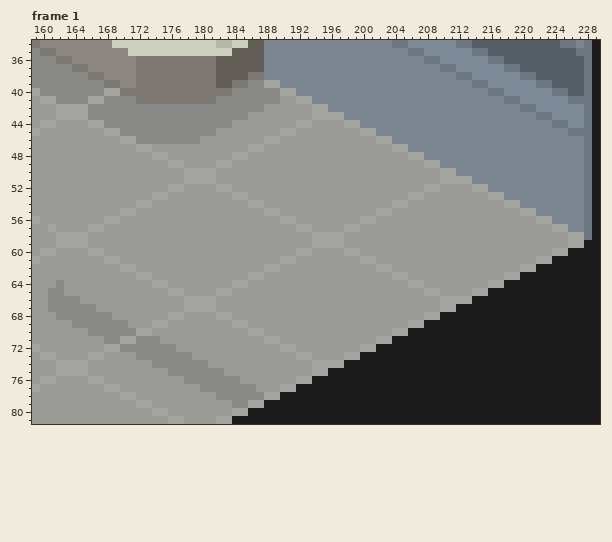
Two states of a pixel-art file, assets/backgrounds/aprils_apartment/aprils_apartment.aseprite. That is the earlier state.
250x150 pixels, 7 frames. Colours within 5 levels of each other are drawn and written as one. Shown: frame 1: x 159..229, y 34..81. The commit also changed other frames or places, which this record leaves out.
Once edited:
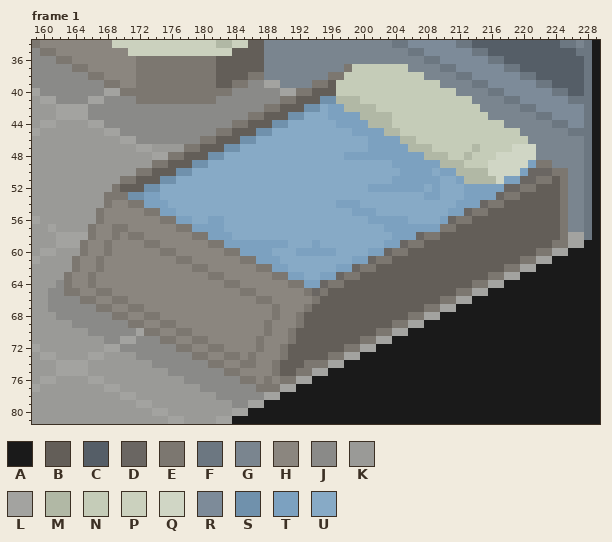
Palette (. is transparent): A #1a1a1a  B #635e58  C #555e67  D #6a6662  E #7c7770  F #6c7781  G #7a858f  H #8b867f  J #8a8a88  K #9a9a97  L #a3a3a0  M #b1b8a5  N #c5ccb8  P #cbd1be  Q #d0d6c5  R #7d8b99  S #7091ac  T #7ca1c0  U #87aac6
What changed:
layer "bed" now shown
Frame 1, layer "bed":
y 37: x 198..205 GGGGGGGG -> ENNNNNNN
y 38: x 196..207 GGGGGGGGGGGG -> EENNNNNNNNNN
y 39: x 194..209 GGGGGGGGGGGGGGGG -> EEBNNNNNNNNNNNNN
y 40: x 192..211 GGGGGGGGGGGGGGGGGGGG -> EEBBBNNNNNNNNNNNNNNN
y 41: x 190..213 KKLLGGGGGGGGGGGGGGGGGGGG -> EEBBBSSMMMNNNNNNNNNNNNNN
y 42: x 188..214 KKKKKKLLGGGGGGGGGGGGGGGGGGG -> EEBBBSSUTTMMMMNNNNNNNNNNNNN
y 43: x 186..215 KKKKKKKKLLLLGGGGGGGGGGGGGGGGGG -> EEBBBSSUUUTTTTMMMMNNNNNNNNNNNN
y 44: x 184..217 KKKKKKKKLLKKKKLLGGGGGGGGGGGGGGGGGG -> EEBBBSSUUUUUUTTTTMMMNNNNNNNNNNNNNN
y 45: x 182..219 KKKKKKKKLLKKKKKKKKLLGGGGGGGGGGGGGGGGGG -> EEBBBSSUUUUUUUUUUTTTTMMNNNNNNNNNNNNNNN
y 46: x 180..220 KKKKKKKKLLKKKKKKKKKKKKLLGGGGGGGGGGGGGGGGG -> EEBBBSSUUUUUUUUUUUUUUTTTTMMNNNNNNNNNNNNNN
y 47: x 178..221 KKKKKKKKLLKKKKKKKKKKKKKKKKLLGGGGGGGGGGGGGGGG -> EEBBBSSUUUUUUUUUUUUUUUUTTTTTMMMNNNNNMNNNNQQQ
y 48: x 176..221 KKKKKKKKLLKKKKKKKKKKKKKKKKKKKKLLGGGGGGGGGGGGGG -> EEBBBSSUUUUUUUUUUUUUUUTTTTTTTTTTMMMNNMNNNQQQQQ
y 49: x 174..223 KKLLKKKKLLKKKKKKKKKKKKKKKKKKKKKKKKLLGGGGGGGGGGGGGG -> EEBBBSSUUUUUUUUUUUUUUUUUUUUUUUTTTTTTMMMNNNQQQQQTEE
y 50: x 172..225 KKKKKKLLLLKKKKKKKKKKKKKKKKKKKKKKKKKKKKLLGGGGGGGGGGGGGG -> EEBBBSSUUUUUUUUUUUUUUUUUUUUUUUUUUTTTTUTTMMMMQQQQTDDDEE
y 51: x 170..225 KKKKKKKKLLLLKKKKKKKKKKKKKKKKKKKKKKKKKKKKLLLLGGGGGGGGGGGG -> EEBBBSSUUUUUUUUUUUUUUUUUUUUUUUUUUUTTTTTTUUTMMMMQTTDDEEBE
y 52: x 169..225 KKKKKKKLLKKKKLLKKKKKKKKKKKKKKKKKKKKKKKKLLKKKKLLGGGGGGGGGG -> EBBBSSUUUUUUUUUUUUUUUUUUUUUUUUUUTTTTTTTUTUUUTTTTTDDEEBBBE
y 53: x 168..225 KKKKKKLLKKKKKKKKLLKKKKKKKKKKKKKKKKKKKKLLKKKKKKKKLLGGGGGGGG -> EEESSTTUUUUUUUUUUUUUUUUUUUUUUUUUUUUUUUUUTTUUUTTTTDEEBBBBBE
y 54: x 168..225 KKKKLLKKKKKKKKKKKKLLKKKKKKKKKKKKKKKKLLKKKKKKKKKKKKLLGGGGGG -> EHHEETTTUUUUUUUUUUUUUUUUUUUUUTTTUUUUUUUUUUUUTTTDEEBBBBBBBE
y 55: x 167..225 KKKLLKKKKKKKKKKKKKKKKLLKKKKKKKKKKKKLLKKKKKKKKKKKKKKKKLLGGGG -> EHHHHHEETTUUUUUUUUUUUUUUUUUUUUUUTTTUUUUUUUUUTTDEEBBBBBBBBBE
y 56: x 167..225 KLLKKKKKKKKKKKKKKKKKKKKLLKKKKKKKKLLKKKKKKKKKKKKKKKKKKKKLLGG -> EHHHHHHHEETTUUTTUUUUUUUUUUUUUUUUUUTTTTTUUUUTDEEBBBBBBBBBBBE
y 57: x 166..225 LLKKKKKKKKKKKKKKKKKKKKKKKKLLKKKKLLKKKKKKKKKKKKKKKKKKKKKKKKLL -> EHHEEHHHHHHEETTTTUUUUUUUUUUUUUUUUUUUUTTTTTTTEEBBBBBBBBBBBBBE
y 58: x 166..225 KKKKKKKKKKKKKKKKKKKKKKKKKKKKLLLLKKKKKKKKKKKKKKKKKKKKKKKKKKKK -> EHHEHEEHHHHHHEETTTUUUUUUUUUUUUUUUUUUUUTTTDEEBBBBBBBBBBBBBBBE
y 59: x 165..225 LKKKKKKKKKKKKKKKKKKKKKKKKKKKKLLLLKKKKKKKKKKKKKKKKKKKKKKKKKKKK -> EHHEHHHHEEHHHHHHEETTTTTTTTUUUTUUUUUUUUTTDEEBBBBBBBBBBBBBBBBEE
y 60: x 165..223 KLLKKKKKKKKKKKKKKKKKKKKKKKKLLKKKKLLKKKKKKKKKKKKKKKKKKKKKKKK -> EHHEHHHHHHEEHHHHHHEETTTTUUUTTTTTUUUUTTDEEBBBBBBBBBBBBBBBBEE
y 61: x 164..221 KKKKLLKKKKKKKKKKKKKKKKKKKKLLKKKKKKKKLLKKKKKKKKKKKKKKKKKKKK -> EHHEHHHHHHHHHEEHHHHHHEETTTUUUUUUUUUTTDEEBBBBBBBBBBBBBBBBEE
y 62: x 164..219 KKKKKKLLKKKKKKKKKKKKKKKKLLKKKKKKKKKKKKLLKKKKKKKKKKKKKKKK -> EHHEHHHHHHHHHHHEEHHHHHHEETTUUUUUUTTDEEBBBBBBBBBBBBBBBBEE
y 63: x 163..217 KKKKKKKKKLLKKKKKKKKKKKKLLKKKKKKKKKKKKKKKKLLKKKKKKKKKKKK -> EHHEHHHHHHHHHHHHHHEEHHHHHHEETTUUTTDEEBBBBBBBBBBBBBBBBEE
y 64: x 163..215 KKKKKKKKKKKLLKKKKKKKKLLKKKKKKKKKKKKKKKKKKKKLLKKKKKKKK -> EHHEHHHHHHHHHHHHHHHHEEHHHHHHEETTDEEBBBBBBBBBBBBBBBBEE
y 65: x 163..213 KKKKKKKKKKKKKLLKKKKLLKKKKKKKKKKKKKKKKKKKKKKKKLLKKKK -> EEHHEEHHHHHHHHHHHHHHHHEEHHHHHHEDEBBBBBBBBBBBBBBBBEE
y 66: x 165..211 KKKKKKKKKKKKKLLLLKKKKKKKKKKKKKKKKKKKKKKKKKKKKLL -> EEHHEEHHHHHHHHHHHHHHHHEEHHHHHEBBBBBBBBBBBBBBBEE
y 67: x 167..209 KKKKKKKKKKKLLLLKKKKKKKKKKKKKKKKKKKKKKKKKKKK -> EEHHEEHHHHHHHHHHHHHHHHEHHHEBBBBBBBBBBBBBBEE
y 68: x 169..207 KKKKKKKLLKKKKLLKKKKKKKKKKKKKKKKKKKKKKKK -> EEHHEEHHHHHHHHHHHHHHEHHEBBBBBBBBBBBBBEE
y 69: x 171..205 KKKLLKKKKKKKKLLKKKKKKKKKKKKKKKKKKKK -> EEHHEEHHHHHHHHHHHEHHHEBBBBBBBBBBBEE
y 70: x 173..203 LKKKKKKKKKKKKLLKKKKKKKKKKKKKKKK -> EEHHEEHHHHHHHHHEHHEBBBBBBBBBBEE
y 71: x 175..201 KKKKKKKKKKKKKLLKKKKKKKKKKKK -> EEHHEEHHHHHHEHHHEBBBBBBBBEE
y 72: x 177..199 KKKKKKKKKKKKKLLKKKKKKKK -> EEHHEEHHHHEHHEBBBBBBBEE
y 73: x 179..197 KKKKKKKKKKKKKLLKKKK -> EEHHEEHEHHHEBBBBBEE
y 74: x 181..195 KKKKKKKKKKKKKLL -> EEHHEEHHEBBBEEE
y 75: x 183..193 KKKKKKKKKKK -> EEHHHHEBBEE
y 76: x 185..191 KKKKKKK -> EEHEHEE
y 77: x 187..189 KKK -> EEE
Where, in picture pixels (left, top, right, bottom), the same in both pictures:
changed: (64, 64, 568, 392)
